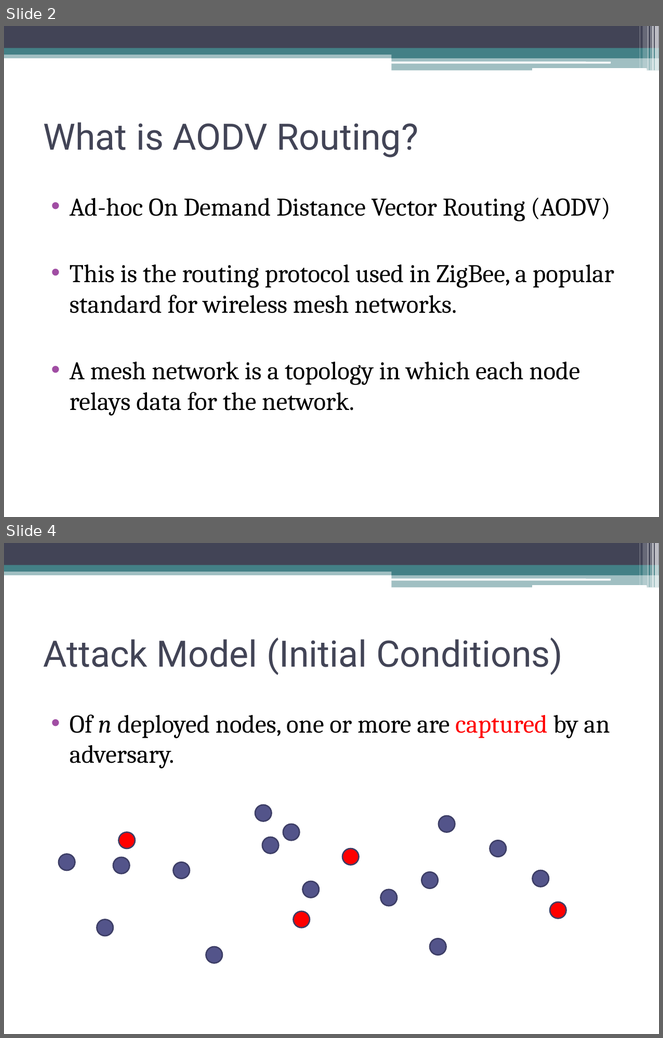
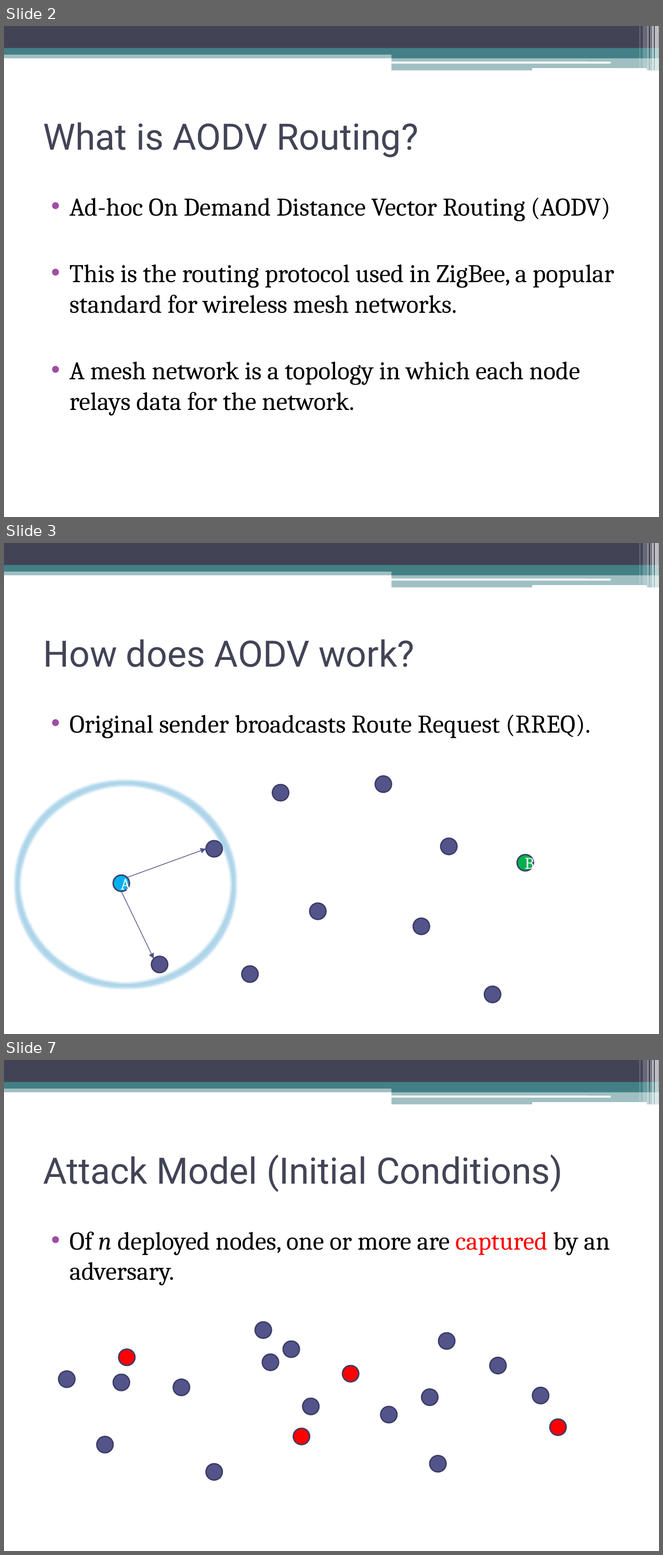
Before and after one commit to gdr34b/netsecproject, a slide deck: idea_presentation/idea_presentation.pptx. Shown one above the other, each under a label of ours: slides 2 and 4 before the commit, slides 2, 3 and 7 after it; the slides between them are not shown. The pictures are 663x1038 and 663x1555 pixels, drawn with LibreOffice and Linux fonts; fonts in the diff are those of the drawing. Boxes give left, top, right and bottom in pixels: in the first picture for what was removed or moved away, otherwise in the second. Text is boxed around its words. In the diff, an @@ line names an element or a change of style, - is before the commit and + after.

Commit message:
Added slides explaining AODV.

```diff
--- a/idea_presentation/idea_presentation.pptx
+++ b/idea_presentation/idea_presentation.pptx
@@ slide 3 added at box(4, 543, 659, 1034), background #FFFFFF; not listed: 13 template elements that a slide beside it also shows @@
@@ title added at box(43, 639, 415, 667), 40 pt, text #424456 @@
+How does AODV work?
@@ text added at box(70, 715, 591, 739), 28 pt, text #000000 @@
+• Original sender broadcasts Route Request (RREQ).
@@ ellipse added at box(375, 776, 392, 793), fill #53548A, outline #3D3E66 1.5 pt @@
@@ ellipse added at box(18, 783, 233, 985), outline #92D050 0.25 pt @@
@@ ellipse added at box(273, 785, 289, 801), fill #53548A, outline #3D3E66 1.5 pt @@
@@ ellipse added at box(441, 838, 457, 855), fill #53548A, outline #3D3E66 1.5 pt @@
@@ arrow added from (127, 878) to (206, 849), #53548A 0.75 pt @@
@@ ellipse added at box(206, 841, 222, 858), fill #53548A, outline #3D3E66 1.5 pt @@
@@ ellipse added at box(517, 855, 533, 871), fill #00B050, outline #3D3E66 1.5 pt, 18 pt, text #FFFFFF @@
+B
@@ ellipse added at box(113, 875, 130, 891), fill #00B0F0, outline #3D3E66 1.5 pt, 18 pt, text #FFFFFF @@
+A
@@ arrow added from (122, 891) to (154, 959), #53548A 0.75 pt @@
@@ ellipse added at box(310, 903, 326, 919), fill #53548A, outline #3D3E66 1.5 pt @@
@@ ellipse added at box(414, 918, 430, 935), fill #53548A, outline #3D3E66 1.5 pt @@
@@ ellipse added at box(152, 956, 168, 973), fill #53548A, outline #3D3E66 1.5 pt @@
@@ ellipse added at box(242, 966, 258, 982), fill #53548A, outline #3D3E66 1.5 pt @@
@@ ellipse added at box(484, 987, 501, 1003), fill #53548A, outline #3D3E66 1.5 pt @@
@@ what was slide 4 is now slide 7 @@
```
Also in this commit, not shown: 1 slide changed, 2 other slides added.
